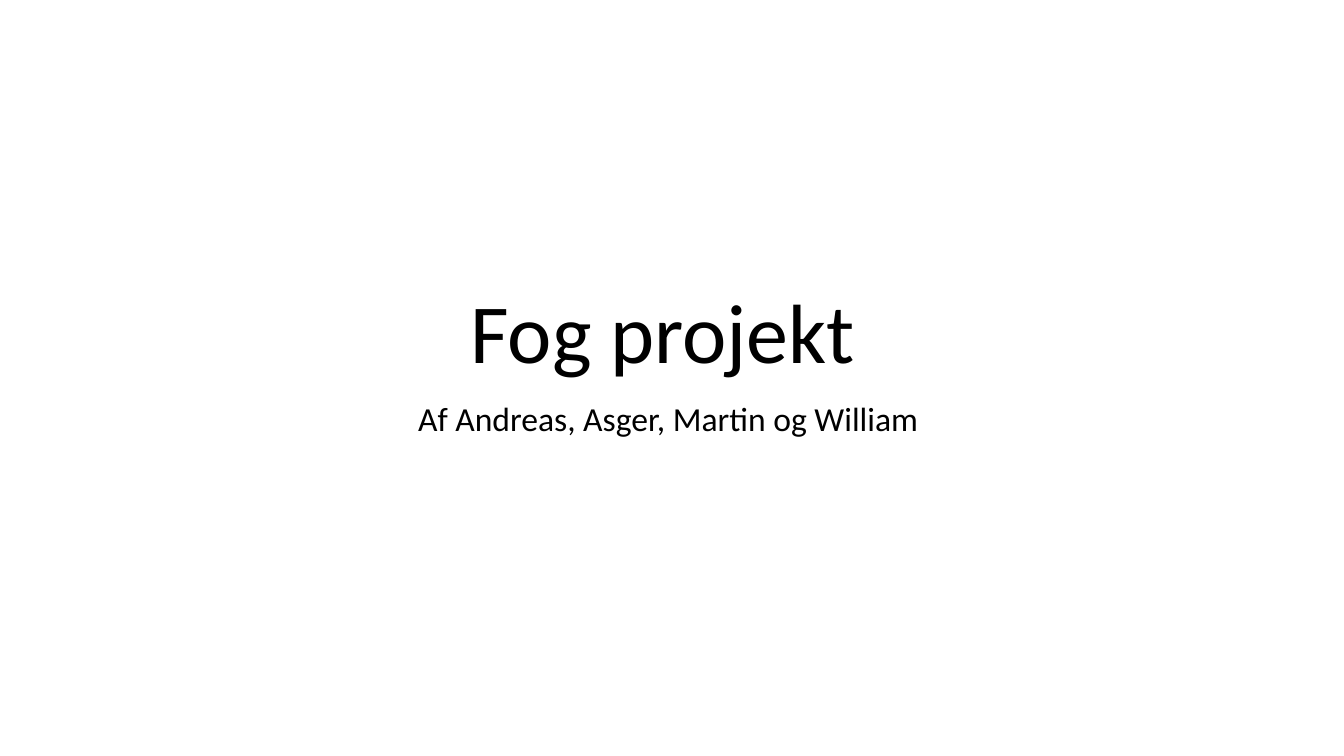
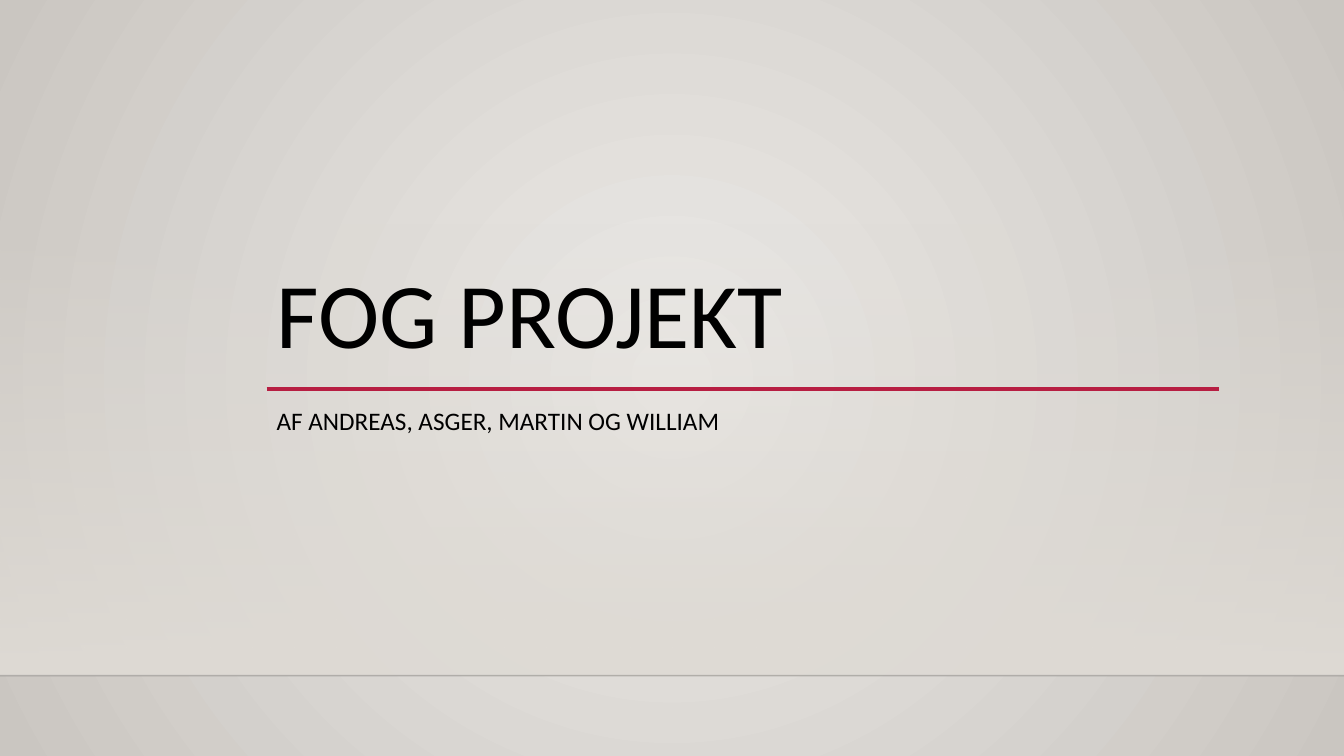
Before and after one commit to asgerhs/FogProject, a slide deck: slide 1 of Rapport/Præsentation.pptx. Drawn at 1344x756 pixels with LibreOffice and Linux fonts; fonts in the diff are those of the drawing; background and template pictures are left out. Boxes give left, top, right and bottom in pixels: in the first picture for what was removed or moved away, otherwise in the second. Text is boxed around its words. In the diff, an @@ line names an element or a change of style, - is before the commit and + after.

Commit message:
+ design

```diff
--- a/Rapport/Præsentation.pptx
+++ b/Rapport/Præsentation.pptx
@@ background #FFFFFF to gradient #ECEAE7 to #CAC7C1 @@
@@ rectangle added at [0,223,1344,676], fill gradient #DFDBD5 @@
@@ title at [277,288,783,349]: text changed; size 60 to 66 pt @@
-Fog projekt
+FOG PROJEKT
@@ line added from (266, 389) to (1219, 389), #B71E42 2.5 pt @@
@@ subtitle at [277,413,719,433]: text changed; size 24 to 18 pt @@
-Af Andreas, Asger, Martin og William
+AF ANDREAS, ASGER, MARTIN OG WILLIAM
@@ line added from (0, 676) to (1344, 676), #000001 1 pt @@
```
Also in this commit, not shown: 4 other slides changed.
